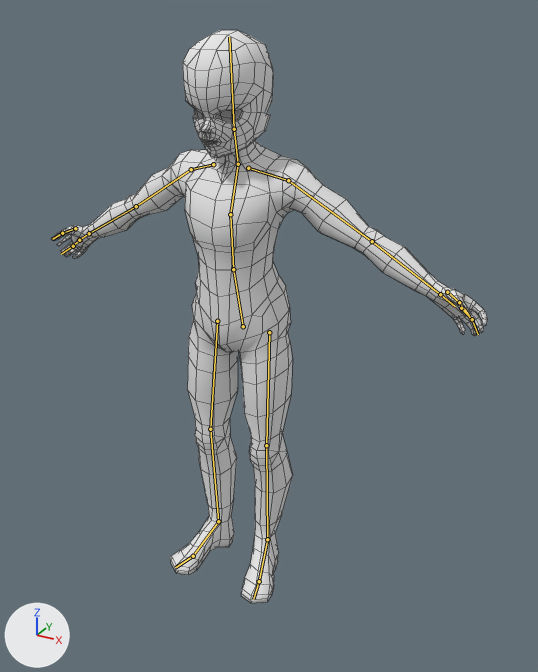
A saved change to the Blender file assets/models/base_human/male_human_base.blend.
The view is the same before and after, from a 50 mm camera at (3.52, -5.57, 5.56) aimed at (0.28, 0.32, 2.62). Arrows for +X, +Y and +Z are at lower left; the lights stay in place. The bones that bend it are drawn over the model as lines. Mesh edges are drawn as thin lines.
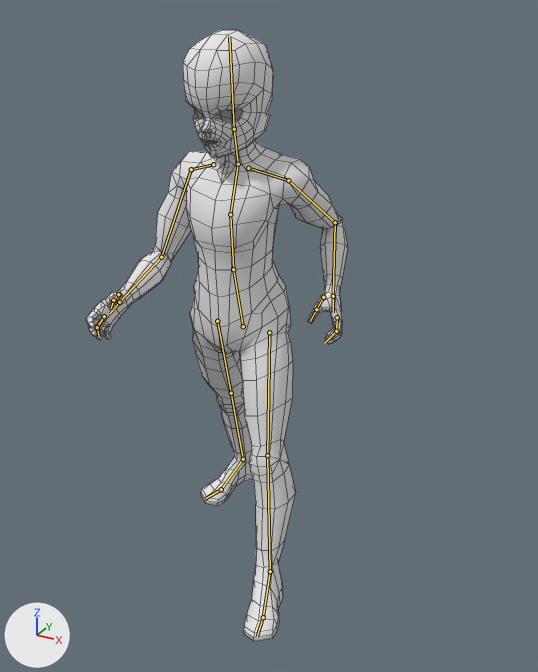
The newer file adds an action. The first version stands in its rest pose; the second is drawn at frame 1 of the action 'walking_side'.

What differs and where, as boxes (x1, y1, x2, y2) in the pictures (538 x 672 px):
'Mesh.000', posed (40% narrower, 7% taller)
    before: (51, 30, 487, 604)
    after: (86, 30, 348, 642)
bone 'Arm2.L', root to tip
    before: (288, 180) to (372, 241)
    after: (288, 180) to (335, 222)
bone 'Arm3.L', root to tip
    before: (372, 241) to (440, 294)
    after: (335, 222) to (333, 296)
bone 'Arm2.R', root to tip
    before: (191, 169) to (136, 206)
    after: (191, 169) to (161, 257)
bone 'Arm3.R', root to tip
    before: (136, 206) to (89, 233)
    after: (161, 257) to (119, 302)
bone 'Leg1.L', root to tip
    before: (269, 332) to (266, 445)
    after: (269, 332) to (267, 455)
bone 'Foot1.L', root to tip
    before: (267, 539) to (259, 581)
    after: (270, 571) to (263, 617)
bone 'Leg1.R', root to tip
    before: (217, 321) to (210, 429)
    after: (217, 321) to (231, 393)
bone 'Leg2.R', root to tip
    before: (210, 429) to (218, 521)
    after: (231, 393) to (243, 459)
bone 'Foot1.R', root to tip
    before: (218, 521) to (193, 556)
    after: (243, 459) to (221, 489)
bone 'Foot2.R', root to tip
    before: (193, 556) to (175, 567)
    after: (221, 489) to (205, 498)

The change, as a list of edits to the scene's bpy script:
```text
Change bone_arm2_l:
    where bone_arm2_l = bpy.data.objects['Armature'].pose.bones['Arm2.L']  # child of 'Arm1.L'
    bone_arm2_l.rotation_quaternion: (1.0, 0.0, 0.0, 0.0) -> (0.832, -0.441, 0.265, -0.208)  # degrees (0, 0, 0) -> degrees (-61, 15, -37)
Change bone_arm3_l:
    where bone_arm3_l = bpy.data.objects['Armature'].pose.bones['Arm3.L']  # child of 'Arm2.L'
    bone_arm3_l.rotation_quaternion: (1.0, 0.0, 0.0, 0.0) -> (0.73, 0.611, 0.278, 0.129)  # degrees (0, 0, 0) -> degrees (84, 14, 33)
Change bone_arm2_r:
    where bone_arm2_r = bpy.data.objects['Armature'].pose.bones['Arm2.R']  # child of 'Arm1.R'
    bone_arm2_r.rotation_quaternion: (1.0, 0.0, 0.0, 0.0) -> (0.923, -0.013, 0.061, 0.38)  # degrees (0, 0, 0) -> degrees (1, 7, 45)
Change bone_arm3_r:
    where bone_arm3_r = bpy.data.objects['Armature'].pose.bones['Arm3.R']  # child of 'Arm2.R'
    bone_arm3_r.rotation_quaternion: (1.0, 0.0, 0.0, 0.0) -> (0.766, 0.455, -0.449, 0.069)  # degrees (0, 0, 0) -> degrees (74, -49, -27)
Change bone_leg1_l:
    where bone_leg1_l = bpy.data.objects['Armature'].pose.bones['Leg1.L']  # child of 'Spine1'
    bone_leg1_l.rotation_quaternion: (1.0, 0.0, 0.0, 0.0) -> (0.992, -0.067, 0.011, 0.111)  # degrees (0, 0, 0) -> degrees (-8, 2, 13)
Change bone_foot1_l:
    where bone_foot1_l = bpy.data.objects['Armature'].pose.bones['Foot1.L']  # child of 'Leg2.L'
    bone_foot1_l.rotation_quaternion: (1.0, 0.0, 0.0, 0.0) -> (0.996, 0.002, 0.02, -0.087)  # degrees (0, 0, 0) -> degrees (0, 2, -10)
Change bone_leg1_r:
    where bone_leg1_r = bpy.data.objects['Armature'].pose.bones['Leg1.R']  # child of 'Spine1'
    bone_leg1_r.rotation_quaternion: (1.0, 0.0, 0.0, 0.0) -> (0.964, -0.055, 0.001, 0.26)  # degrees (0, 0, 0) -> degrees (-6, 2, 30)
Change bone_leg2_r:
    where bone_leg2_r = bpy.data.objects['Armature'].pose.bones['Leg2.R']  # child of 'Leg1.R'
    bone_leg2_r.rotation_quaternion: (1.0, 0.0, 0.0, 0.0) -> (0.994, -0.001, -0.002, -0.109)  # degrees (0, 0, 0) -> degrees (0, 0, -13)
Change bone_foot1_r:
    where bone_foot1_r = bpy.data.objects['Armature'].pose.bones['Foot1.R']  # child of 'Leg2.R'
    bone_foot1_r.rotation_quaternion: (1.0, 0.0, 0.0, 0.0) -> (0.999, -0.001, 0.009, -0.038)  # degrees (0, 0, 0) -> degrees (0, 1, -4)
Change bone_foot2_r:
    where bone_foot2_r = bpy.data.objects['Armature'].pose.bones['Foot2.R']  # child of 'Foot1.R'
    bone_foot2_r.rotation_quaternion: (1.0, 0.0, 0.0, 0.0) -> (0.993, -0.001, 0.032, -0.11)  # degrees (0, 0, 0) -> degrees (0, 4, -13)
```
